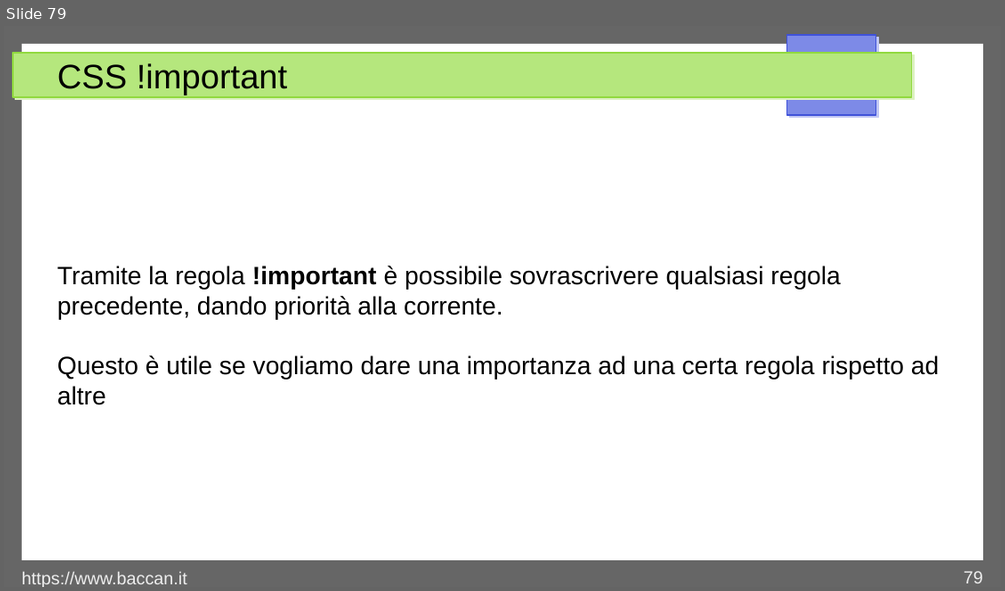
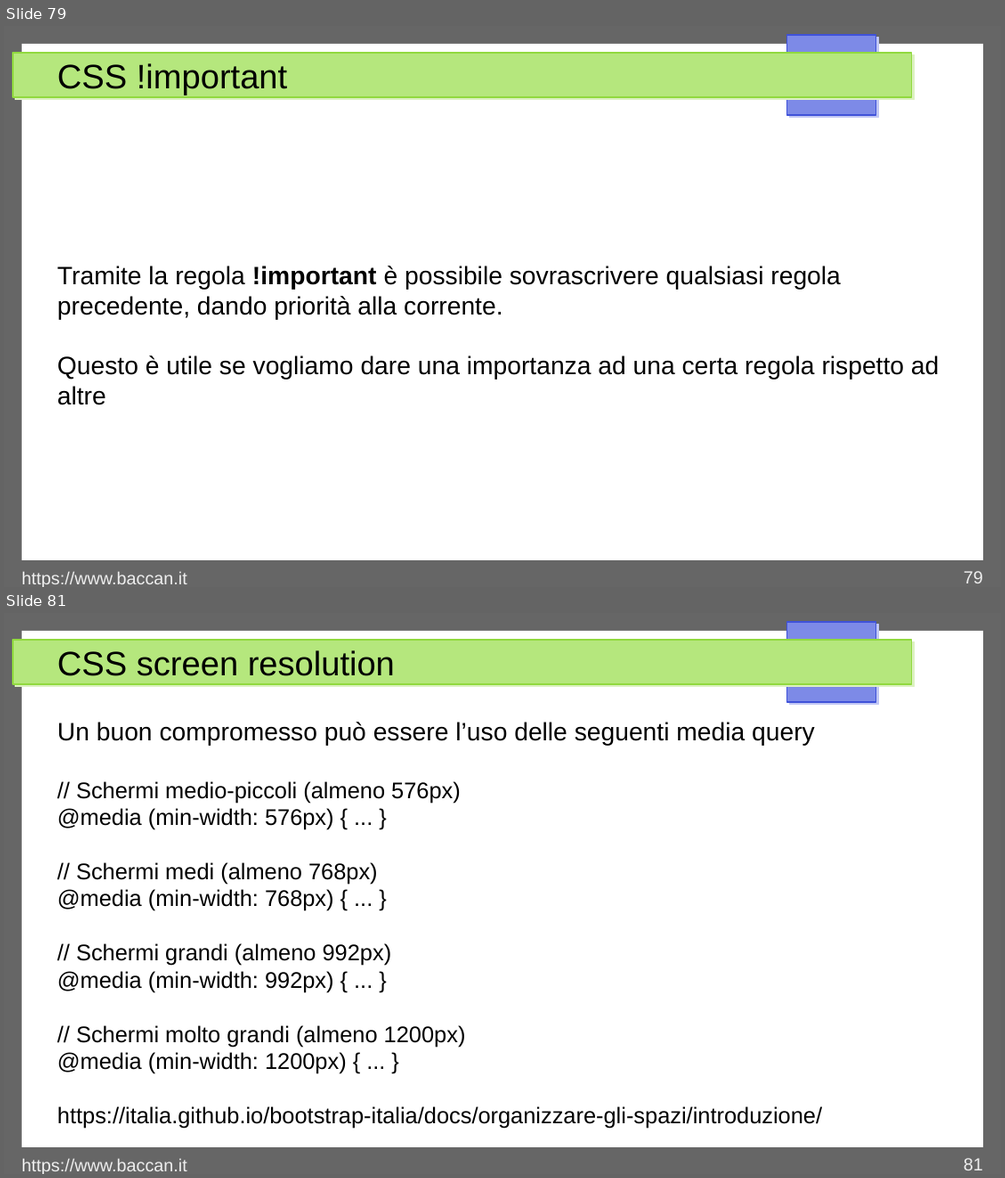
Before and after one commit to matteobaccan/CorsoCSS, a slide deck: Chapter_css.odp. Shown one above the other, each under a label of ours: slide 79 before the commit, slides 79 and 81 after it; the slides between them are not shown. The pictures are 1005x591 and 1005x1178 pixels, drawn with LibreOffice and Linux fonts; fonts in the diff are those of the drawing. Boxes give left, top, right and bottom in pixels: in the first picture for what was removed or moved away, otherwise in the second. Text is boxed around its words. In the diff, an @@ line names an element or a change of style, - is before the commit and + after.

```diff
--- a/Chapter_css.odp
+++ b/Chapter_css.odp
@@ slide 81 added at (4,613,1001,1174), background #FFFFFF; not listed: 4 template elements that a slide beside it also shows @@
@@ title added at (57,650,395,676), 27 pt, text #000000 @@
+CSS screen resolution
@@ text added at (57,722,822,1128), 18 pt, text #000000 @@
+Un buon compromesso può essere l’uso delle seguenti media query
+// Schermi medio-piccoli (almeno 576px)
+@media (min-width: 576px) { ... }
+// Schermi medi (almeno 768px)
+@media (min-width: 768px) { ... }
+// Schermi grandi (almeno 992px)
+@media (min-width: 992px) { ... }
+// Schermi molto grandi (almeno 1200px)
+@media (min-width: 1200px) { ... }
+https://italia.github.io/bootstrap-italia/docs/organizzare-gli-spazi/introduzione/
@@ text added at (22,1158,187,1174), 14 pt, text #EEEEEE @@
+https://www.baccan.it
@@ page number added at (963,1158,983,1170), 14 pt, text #EEEEEE @@
+81
```
Also in this commit, not shown: 1 other slide added, 1 other file.
